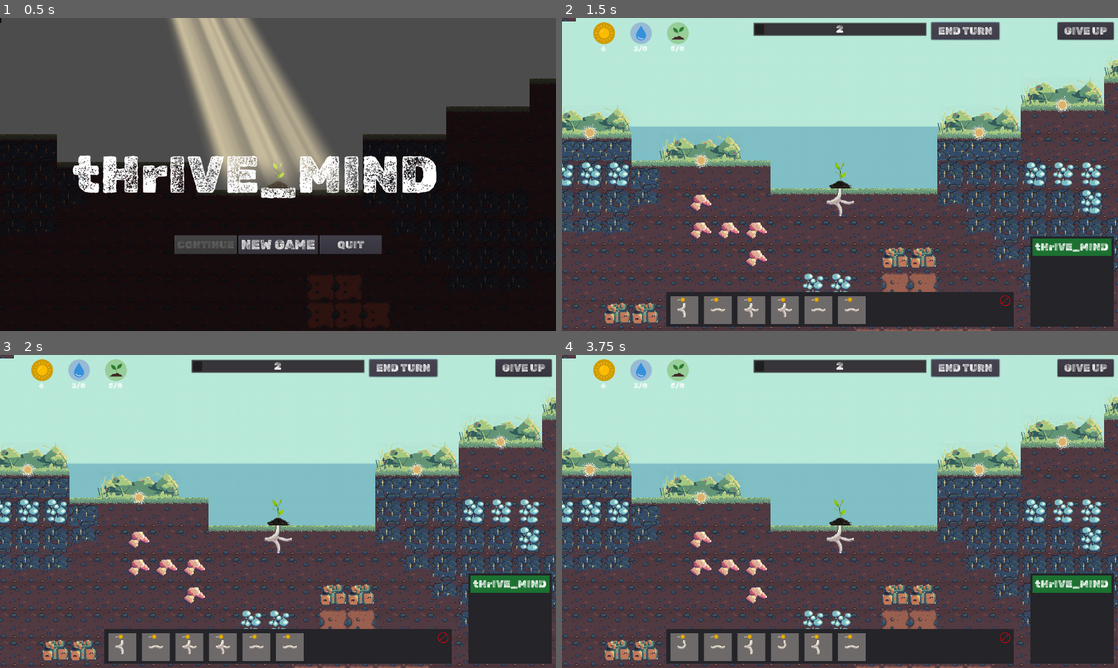
Above: before the commit, frames 1-4 (two rows, left to right).
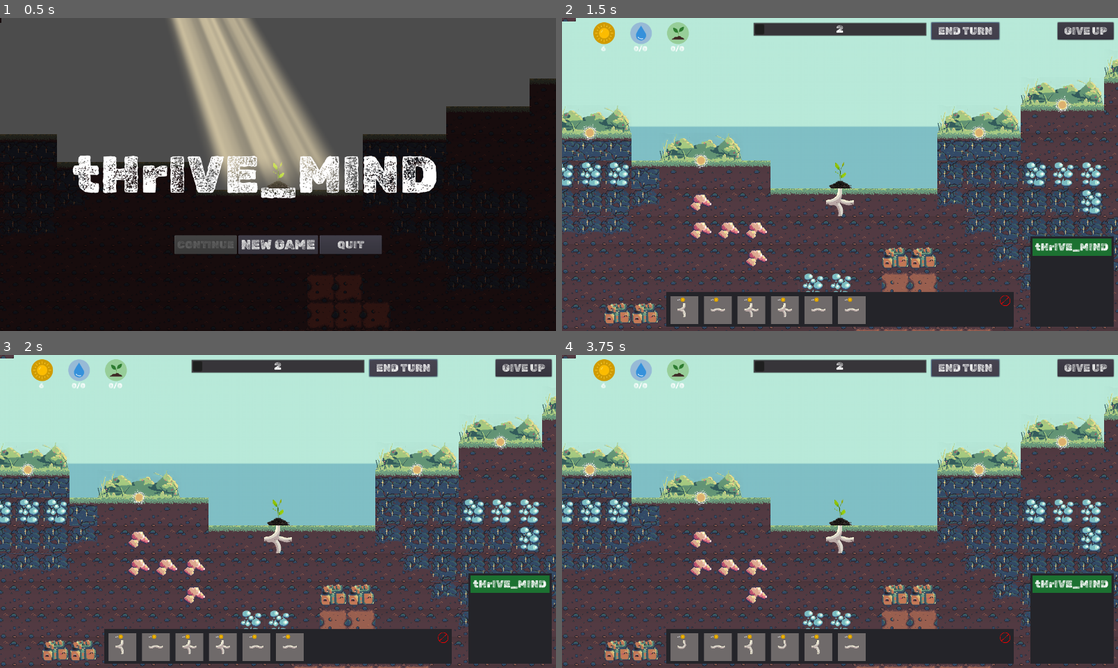
Above: after the commit, the same moments.

Repository: Gouellie/Roots
Game: Godot game, scene res://src/screens/main_menu.tscn
Two runs of this game, one before a commit and one after it. Both use one fixed random seed, a clock stepped at 60 frames per second and the inputs below.
Inputs:
- Up to frame 1 (0.5 s): no input
- Up to frame 2 (1.5 s): click "NEW GAME" at 0.5 s; click "END TURN" at 1.25 s
- Up to frame 3 (2 s): no input
- Up to frame 4 (3.75 s): click "GIVE UP" at 2 s; click "RETRY" at 2.75 s; click "END TURN" at 3.5 s

Frame 1 is identical in both runs. In frame 2, less than 0.1% of the frame differs, in the area x 12-53%, y 9-64%; in frame 3, less than 0.1%; in frame 4, less than 0.1%.

Commit message:
(optimization) re-applied caching in PlayerResourceManager

Diff:
--- a/src/autoload/events.gd
+++ b/src/autoload/events.gd
@@ -71,3 +71,9 @@
 
 # warning-ignore:unused_signal
 signal info_request(info)
+
+# warning-ignore:unused_signal
+signal production_amount_changed(_dictionary)
+
+# warning-ignore:unused_signal
+signal consumption_amount_changed(_dictionary)
--- a/src/scenes/librairies/managers/entity_manager.gd
+++ b/src/scenes/librairies/managers/entity_manager.gd
@@ -32,6 +32,7 @@
 	Events.connect("eraser_mode_toggled", self, "oneraser_mode_toggled")
 	Events.connect("spawn_plant", self, "on_spawn_plant")
 	Events.emit_signal("init_entity_manager", self)
+	Events.connect("consumption_amount_changed", self, "on_resource_consumption_changed")
 	step_resolver.ready(self)
 
 func _process(_delta: float) -> void:
@@ -196,7 +197,6 @@
 	head.distance = 0
 	_parse_network(head, 1)
 	_update_plants()
-	_update_parche_preview()
 	Events.emit_signal("tile_network_updated")
 
 func _update_plants() -> void:
@@ -336,3 +336,6 @@
 
 func get_plants_count() -> int:
 	return _plants.size()
+
+func on_resource_consumption_changed(_dictionary : Dictionary):
+	_update_parche_preview()
--- a/src/scenes/resources/player_resource_manager.gd
+++ b/src/scenes/resources/player_resource_manager.gd
@@ -2,6 +2,16 @@
 class_name PlayerResourceManager
 
 onready var resource_manager = $ResourceManager setget , get_resource_manager
+
+var consumption_amount = {} setget set_consumption_amount, get_consumption_amount
+var production_amount = {} setget set_production_amount, get_production_amount
+
+func _init():
+	Events.connect("tile_network_updated", self, "on_tile_network_updated")
+
+func on_tile_network_updated():
+	_update_production_amount()
+	_update_consumption_amount()
 
 func get_resource_manager() -> ResourceManager:
 	return resource_manager as ResourceManager
@@ -19,13 +29,23 @@
 
 	Events.emit_signal("init_player_resource_manager", self)
 
+func set_consumption_amount(_dictionary : Dictionary):
+	consumption_amount = _dictionary
+	Events.emit_signal("consumption_amount_changed", consumption_amount)
+
+
+func get_consumption_amount() -> Dictionary:
+	return consumption_amount
+
+
 func get_consumption_amount_by_resource(identifier : String) -> int:
 	var _d : Dictionary = get_consumption_amount()
 	if _d.has(identifier):
 		return _d[identifier]
 	return 0
 
-func get_consumption_amount() -> Dictionary:
+
+func _update_consumption_amount():
 	var _d : Dictionary = {}
 	var _resolvers = Globals.turn_manager.step_resolvers as Dictionary
 	if _resolvers == null:
@@ -52,7 +72,16 @@
 					else:
 						_d[_c_behav.identifier] = _c_behav.amount
 
-	return _d
+	set_consumption_amount(_d)
+
+func set_production_amount(_dictionary : Dictionary):
+	production_amount = _dictionary
+	Events.emit_signal("production_amount_changed", production_amount)
+
+
+func get_production_amount() -> Dictionary:
+	return production_amount
+
 
 func get_production_amount_by_resource(identifier : String) -> int:
 	var _d : Dictionary = get_production_amount()
@@ -60,7 +89,8 @@
 		return _d[identifier]
 	return 0
 
-func get_production_amount() -> Dictionary:
+
+func _update_production_amount():
 	var _d : Dictionary = {}
 	var _resolvers = Globals.turn_manager.step_resolvers as Dictionary
 	if _resolvers == null:
@@ -87,4 +117,4 @@
 					else:
 						_d[_c_behav.identifier] = _c_behav.get_amount()
 
-	return _d
+	production_amount =_d
